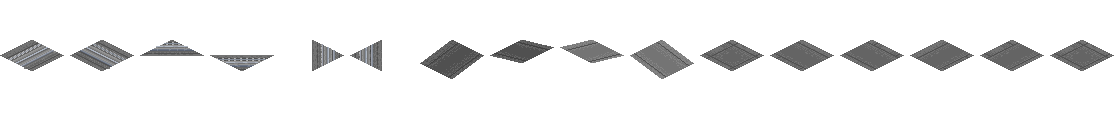
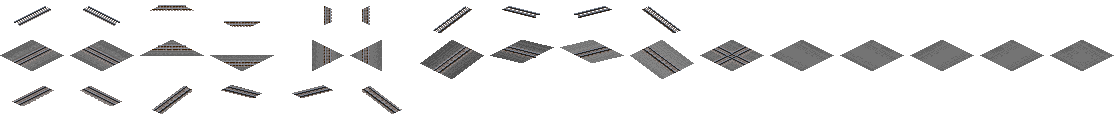
The second 1120 × 120 image is a revision of the first. Changes to its layers:
showed group "Shinkansen" (5 layers) over [2,5,1114,114]
showed "Track" over [12,5,754,114]
hid "Guideway" over [8,42,373,69]
